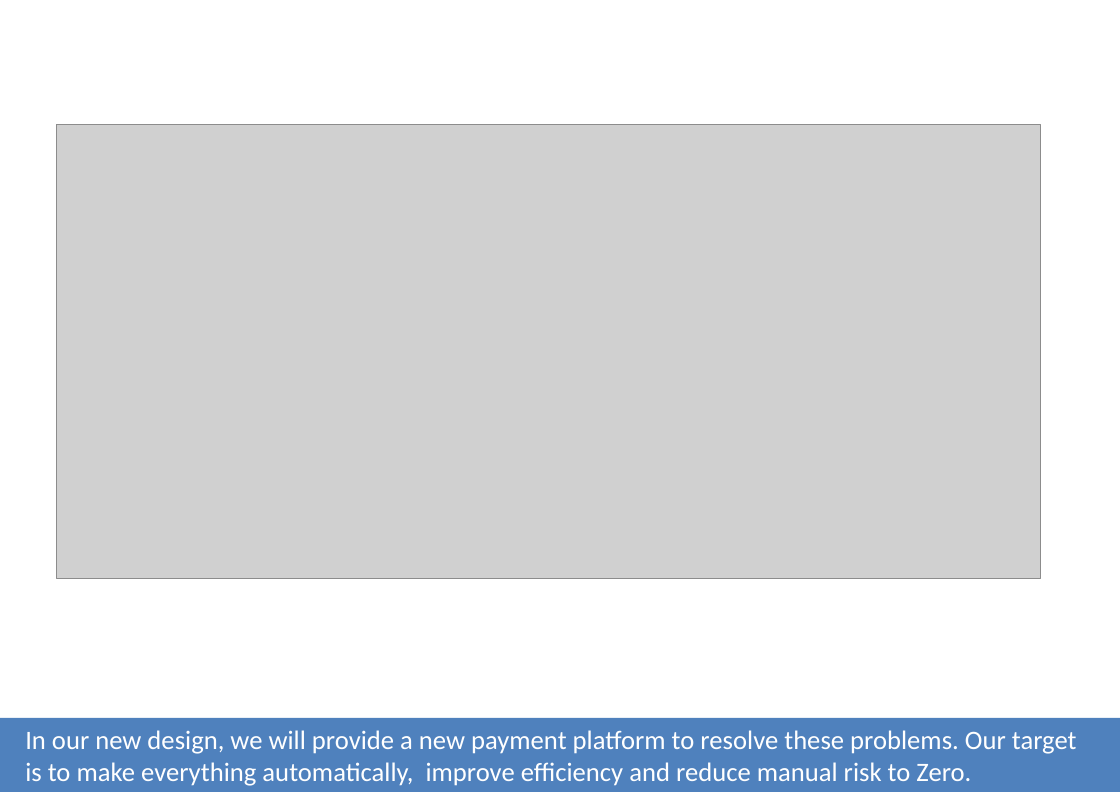
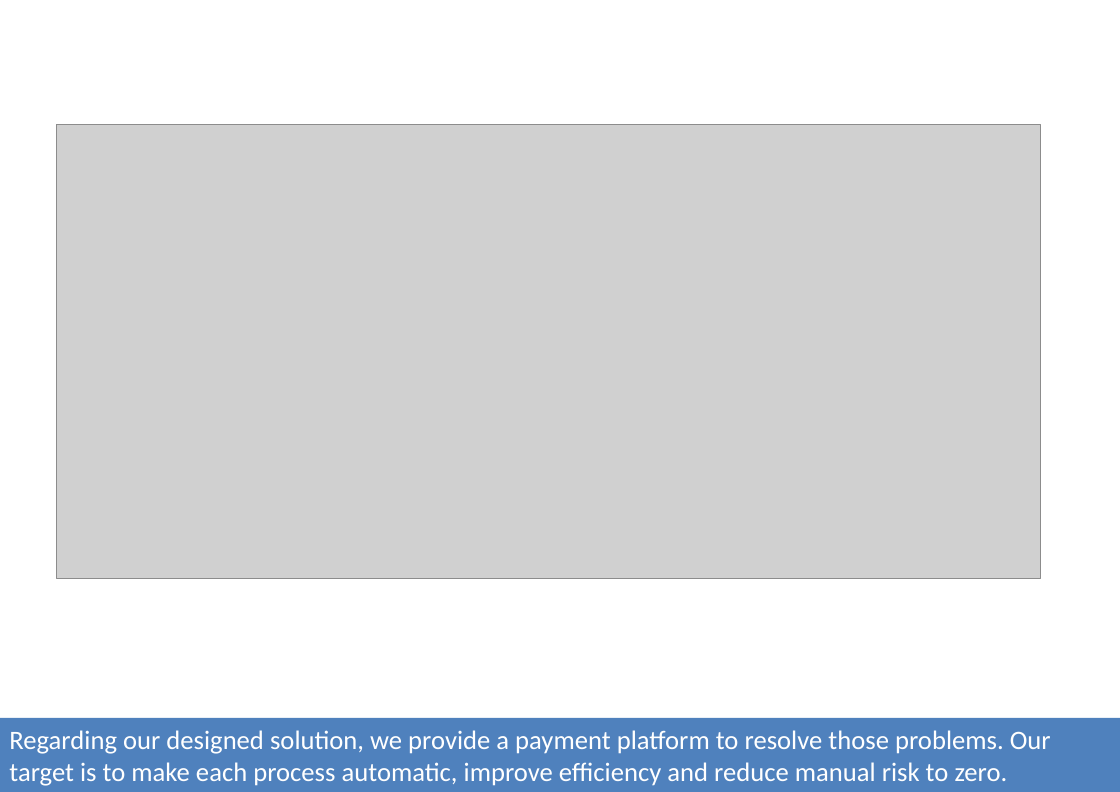
Before and after one commit to tjvictor/auto-scan, a slide deck: slide 4 of src/main/presentation/FinTechathon_2nd.pptx. Drawn at 1120x792 pixels with LibreOffice and Linux fonts; fonts in the diff are those of the drawing; grey boxes stand for pictures. Boxes give left, top, right and bottom in pixels: in the first picture for what was removed or moved away, otherwise in the second. Text is boxed around its words. In the diff, an @@ line names an element or a change of style, - is before the commit and + after.

```diff
--- a/src/main/presentation/FinTechathon_2nd.pptx
+++ b/src/main/presentation/FinTechathon_2nd.pptx
@@ text at (x1=9, y1=730, x2=1051, y2=786): text changed @@
-In our new design, we will provide a new payment platform to resolve these problems. Our target is to make everything automatically, improve efficiency and reduce manual risk to Zero.
+Regarding our designed solution, we provide a payment platform to resolve those problems. Our target is to make each process automatic, improve efficiency and reduce manual risk to zero.
```
Also in this commit, not shown: 7 other slides changed, 1 slide added, 1 other file.
